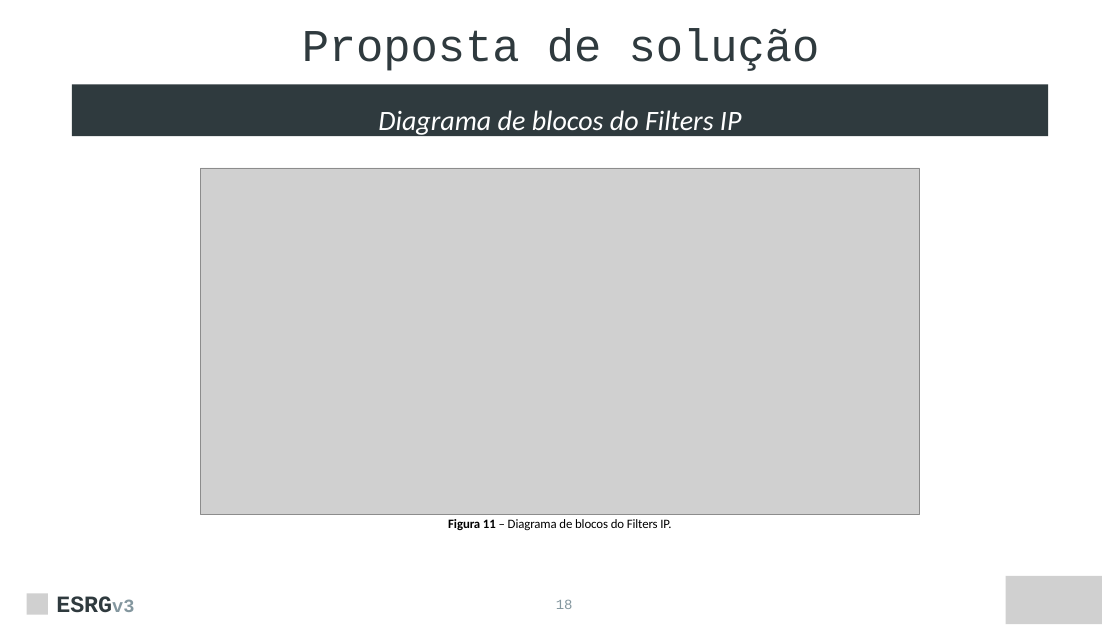
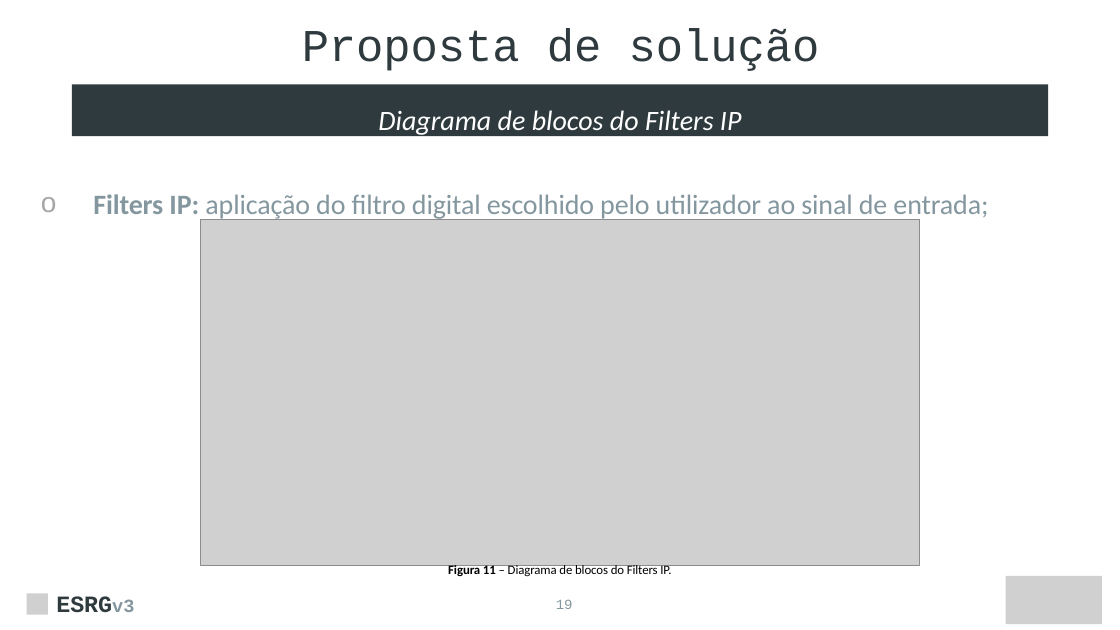
Before and after one commit to ESRGgroup9/oscilloscope_fpga, a slide deck: slide 19 of doc/presentations/first_presentation_20_4.pptx (slide 18 before the commit). Drawn at 1120x630 pixels with LibreOffice and Linux fonts; fonts in the diff are those of the drawing; grey boxes stand for pictures. Boxes give left, top, right and bottom in pixels: in the first picture for what was removed or moved away, otherwise in the second. Text is boxed around its words. In the diff, an @@ line names an element or a change of style, - is before the commit and + after.

```diff
--- a/doc/presentations/first_presentation_20_4.pptx
+++ b/doc/presentations/first_presentation_20_4.pptx
@@ text added at [93, 194, 988, 221], 24 pt, text #84979F @@
+o Filters IP: aplicação do filtro digital escolhido pelo utilizador ao sinal de entrada;
@@ picture: place and size @@
-picture at [201, 168, 919, 514]
+picture at [201, 219, 919, 565]
@@ text "Figura 11 – Diagrama de ...": place and size @@
-text "Figura 11 – Diagrama de ..." at [448, 519, 671, 530]
+text "Figura 11 – Diagrama de ..." at [448, 564, 671, 576]
```
Also in this commit, not shown: 14 other slides changed, 1 slide added, 2 other files.
